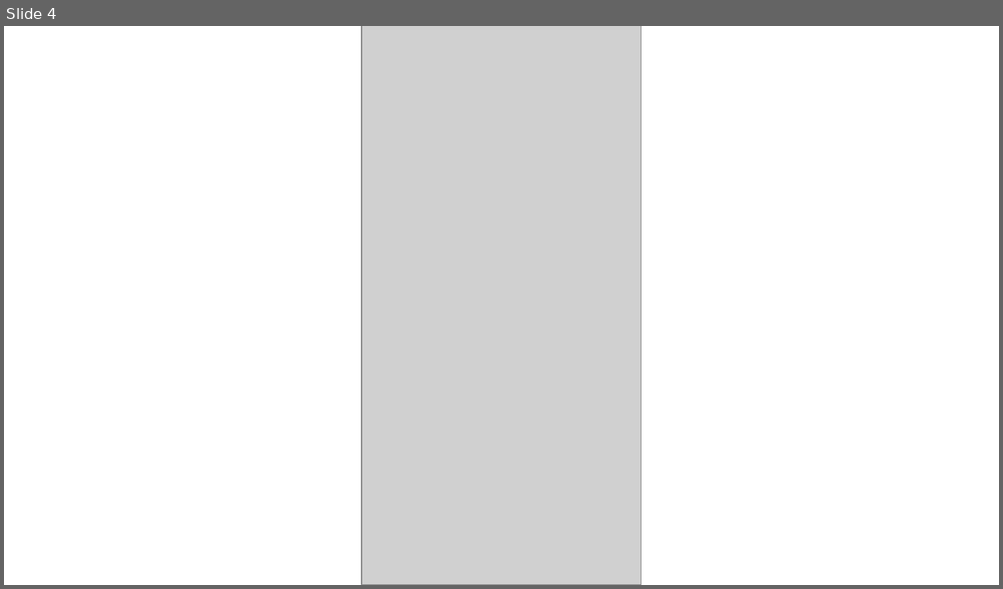
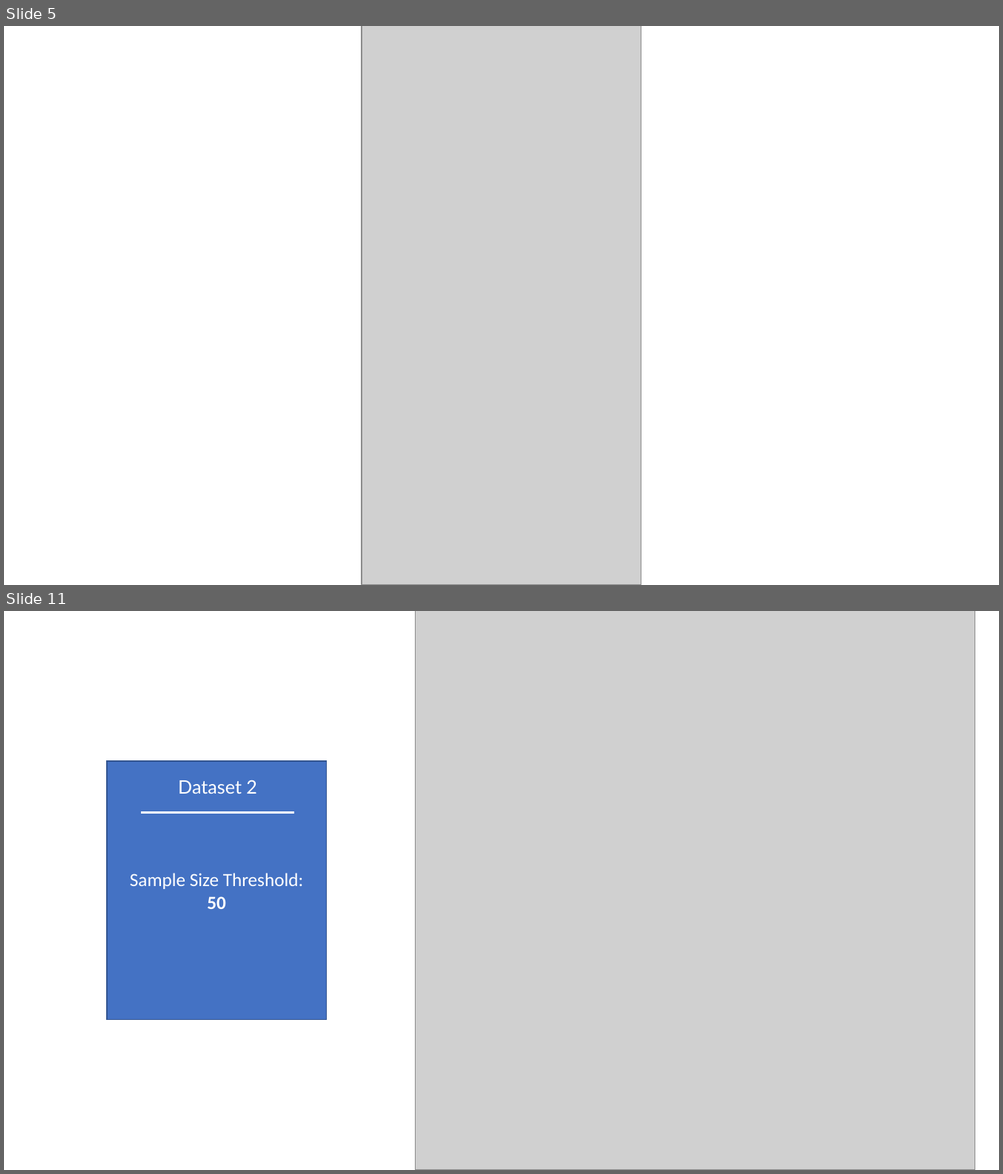
Before and after one commit to samuelnojadera/china-traffic-sign-classification, a slide deck: presentation.pptx. Shown one above the other, each under a label of ours: slide 4 before the commit, slides 5 and 11 after it; the slides between them are not shown. The pictures are 1003x589 and 1003x1174 pixels, drawn with LibreOffice and Linux fonts; fonts in the diff are those of the drawing; grey boxes stand for pictures. Boxes give left, top, right and bottom in pixels: in the first picture for what was removed or moved away, otherwise in the second. Text is boxed around its words. In the diff, an @@ line names an element or a change of style, - is before the commit and + after.

```diff
--- a/presentation.pptx
+++ b/presentation.pptx
@@ slide 11 added at [4, 611, 999, 1170], background #FFFFFF @@
@@ picture added at [415, 611, 975, 1170] @@
@@ rectangle added at [107, 762, 327, 1021], fill #4472C4, outline #325491 1 pt, 18 pt, text #FFFFFF @@
+Sample Size Threshold:
+50
@@ text added at [178, 780, 257, 794], 18 pt, text #FFFFFF @@
+Dataset 2
@@ line added from (142, 812) to (294, 812), #FFFFFF 2 pt @@
@@ what was slide 4 is now slide 5 @@
```
Also in this commit, not shown: 1 slide changed, 9 other slides added, 5 slides removed, 10 other files.
